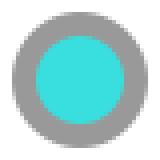
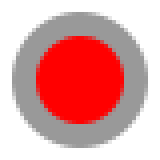
Layer changes from the first 160 × 160 image to the second:
painted on "Ellipse 1 copy" over [36, 36, 124, 124]
